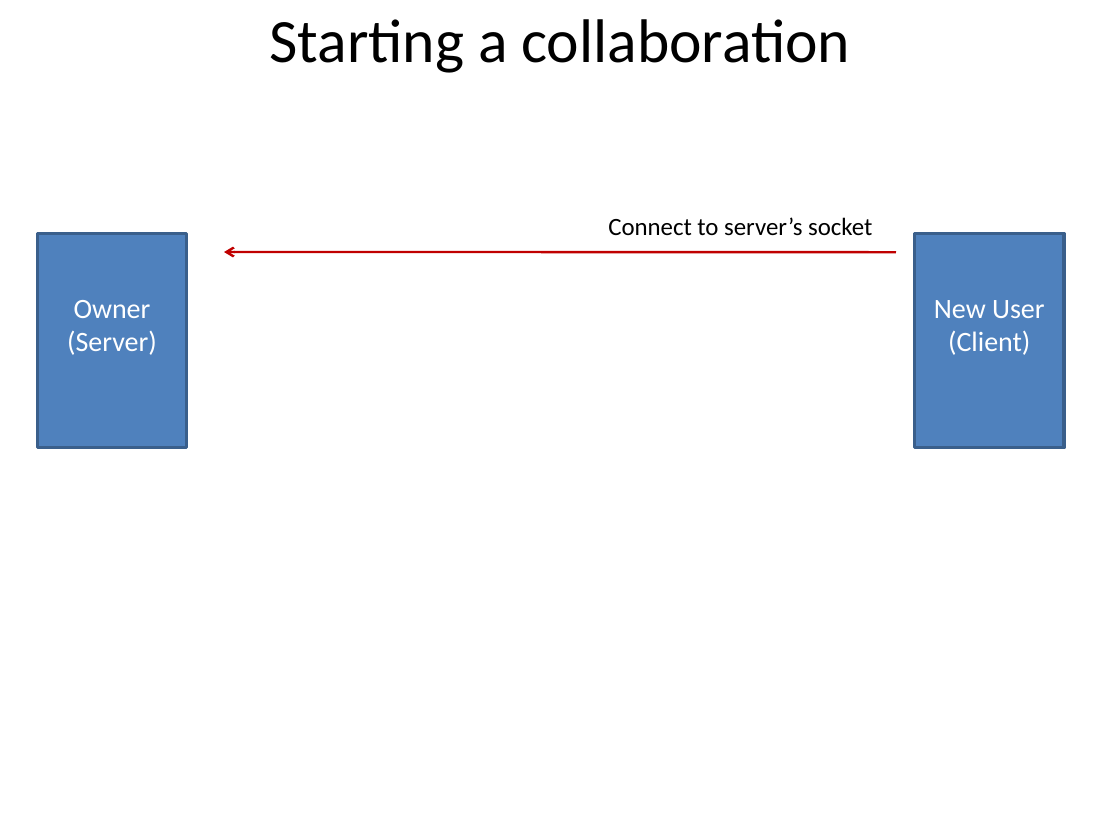
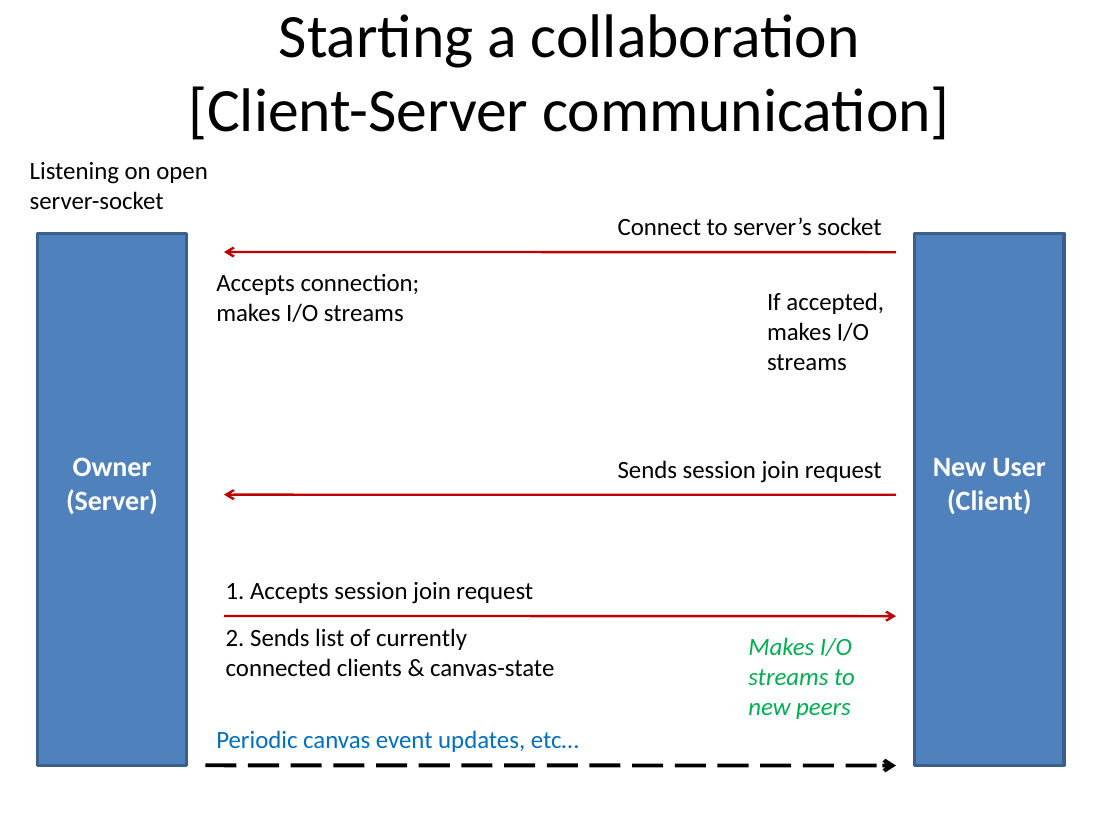
Before and after one commit to satpreetsingh/182mainproject, a slide deck: slide 2 of Final_Submission/MultiDraw_diagrams_Sat.pptx. Drawn at 1120x840 pixels with LibreOffice and Linux fonts; fonts in the diff are those of the drawing. Boxes give left, top, right and bottom in pixels: in the first picture for what was removed or moved away, otherwise in the second. Text is boxed around its words. In the diff, an @@ line names an element or a change of style, - is before the commit and + after.

```diff
--- a/Final_Submission/MultiDraw_diagrams_Sat.pptx
+++ b/Final_Submission/MultiDraw_diagrams_Sat.pptx
@@ title at bbox=[188, 14, 949, 140]: text changed @@
-Starting a collaboration
+Starting a collaboration
+[Client-Server communication]
@@ text added at bbox=[30, 162, 208, 209], 16 pt, text #000000 @@
+Listening on open server-socket
@@ text "Connect to server’s socket": place and size @@
-text "Connect to server’s socket" at bbox=[608, 217, 872, 236]
+text "Connect to server’s socket" at bbox=[618, 217, 881, 236]
@@ rectangle "Owner": place and size @@
-rectangle "Owner" at bbox=[37, 233, 186, 448]
+rectangle "Owner" at bbox=[37, 233, 186, 765]
@@ rectangle "Owner" at bbox=[37, 233, 186, 765]: bold on @@
@@ rectangle "New User" at bbox=[915, 233, 1064, 765]: bold on @@
@@ rectangle "New User": place and size @@
-rectangle "New User" at bbox=[915, 233, 1064, 448]
+rectangle "New User" at bbox=[915, 233, 1064, 765]
@@ text added at bbox=[216, 274, 420, 322], 16 pt, text #000000 @@
+Accepts connection; makes I/O streams
@@ text added at bbox=[767, 292, 884, 371], 16 pt, text #000000 @@
+If accepted, makes I/O streams
@@ text added at bbox=[618, 460, 882, 483], 16 pt, text #000000 @@
+Sends session join request
@@ arrow added from (896, 495) to (224, 495), #C00000 1.5 pt @@
@@ text added at bbox=[226, 582, 533, 604], 16 pt, text #000000 @@
+1. Accepts session join request
@@ arrow added from (224, 616) to (896, 616), #C00000 1.5 pt @@
@@ text added at bbox=[226, 628, 554, 677], 16 pt, text #000000 @@
+2. Sends list of currently connected clients & canvas-state
@@ text added at bbox=[748, 637, 855, 719], 16 pt, text #00B050, italic @@
+Makes I/O streams to new peers
@@ text added at bbox=[216, 730, 579, 752], 16 pt, text #0070C0 @@
+Periodic canvas event updates, etc…
@@ arrow added from (205, 765) to (896, 766), #000000 2.5 pt dashed @@
```
Also in this commit, not shown: 1 other slide changed, 2 slides added, 1 other file.
